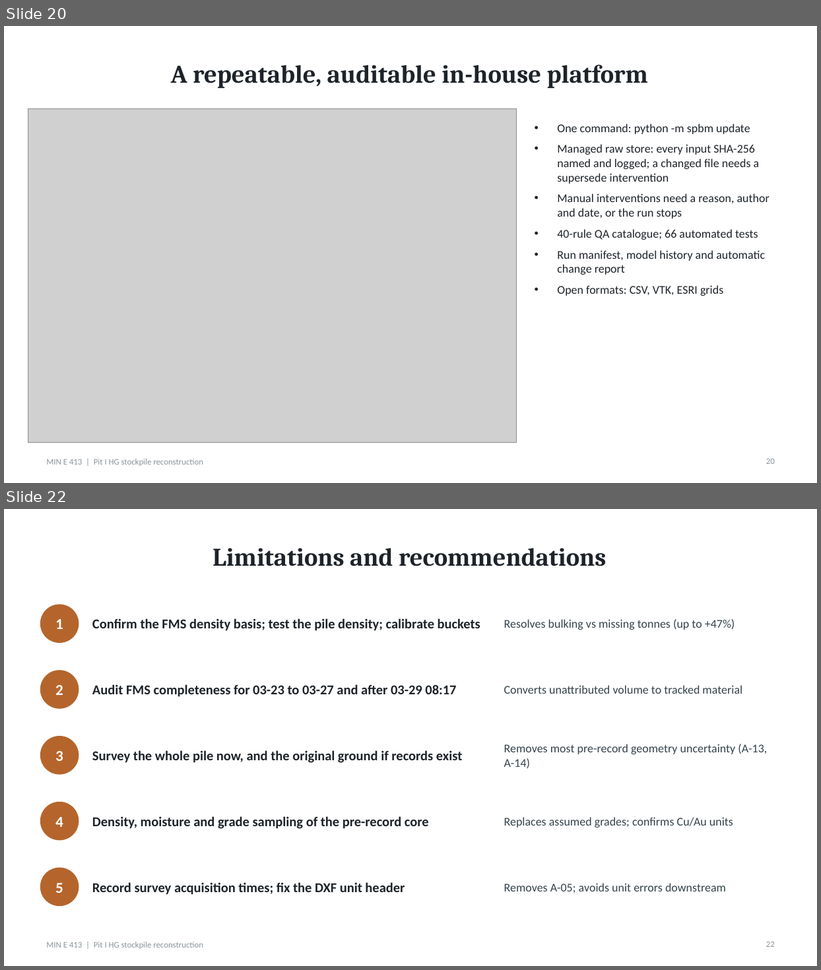
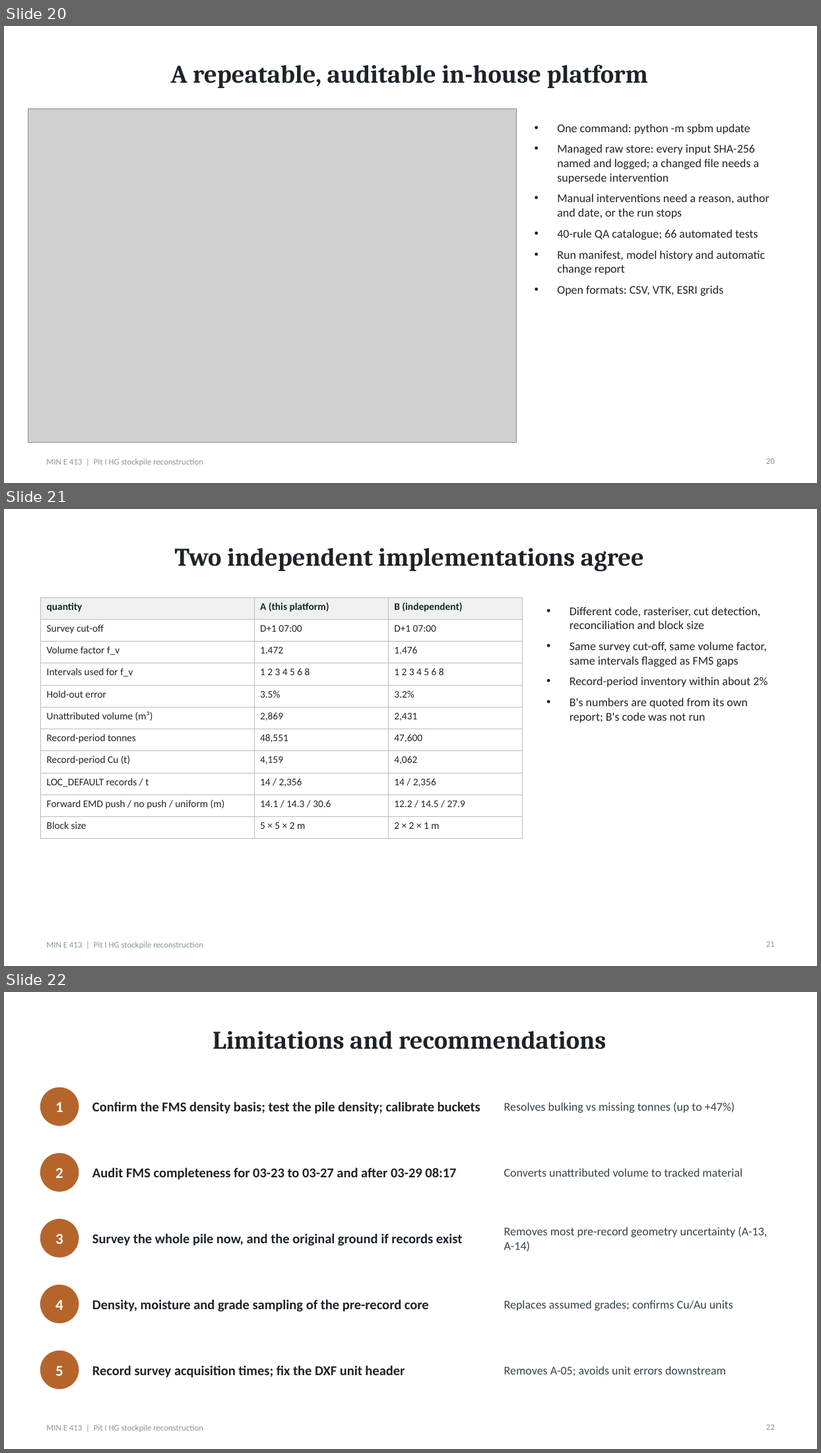
Before and after one commit to evreythi/mine413, a slide deck: docs/build/D7_Presentation.pptx. Shown one above the other, each under a label of ours: slides 20 and 22 before the commit, slides 20, 21 and 22 after it; the slides between them are not shown. The pictures are 821x970 and 821x1453 pixels, drawn with LibreOffice and Linux fonts; fonts in the diff are those of the drawing; grey boxes stand for pictures. Boxes give left, top, right and bottom in pixels: in the first picture for what was removed or moved away, otherwise in the second. Text is boxed around its words. In the diff, an @@ line names an element or a change of style, - is before the commit and + after.

```diff
--- a/docs/build/D7_Presentation.pptx
+++ b/docs/build/D7_Presentation.pptx
@@ slide 21 added at <box>4,509,817,966</box>, background #FFFFFF; not listed: 1 template element that a slide beside it also shows @@
@@ title added at <box>175,548,644,572</box>, 30 pt, text #1D2329, bold @@
+Two independent implementations agree
@@ table added at <box>40,597,523,832</box>, 11 rows, 3 columns @@
+quantity | A (this platform) | B (independent)
+Survey cut-off | D+1 07:00 | D+1 07:00
+Volume factor f_v | 1.472 | 1.476
+Intervals used for f_v | 1 2 3 4 5 6 8 | 1 2 3 4 5 6 8
+Hold-out error | 3.5% | 3.2%
+Unattributed volume (m³) | 2,869 | 2,431
+Record-period tonnes | 48,551 | 47,600
+Record-period Cu (t) | 4,159 | 4,062
+LOC_DEFAULT records / t | 14 / 2,356 | 14 / 2,356
+Forward EMD push / no push / uniform (m) | 14.1 / 14.3 / 30.6 | 12.2 / 14.5 / 27.9
+Block size | 5 × 5 × 2 m | 2 × 2 × 1 m
@@ text added at <box>570,607,768,723</box>, 14 pt, text #1D2329 @@
+• Different code, rasteriser, cut detection, reconciliation and block size
+• Same survey cut-off, same volume factor, same intervals flagged as FMS gaps
+• Record-period inventory within about 2%
+• B's numbers are quoted from its own report; B's code was not run
@@ page number added at <box>766,942,775,947</box>, 10 pt, text #8A9499 @@
+21
```
Also in this commit, not shown: 9 slides changed, 2 other slides added, 49 other files.
